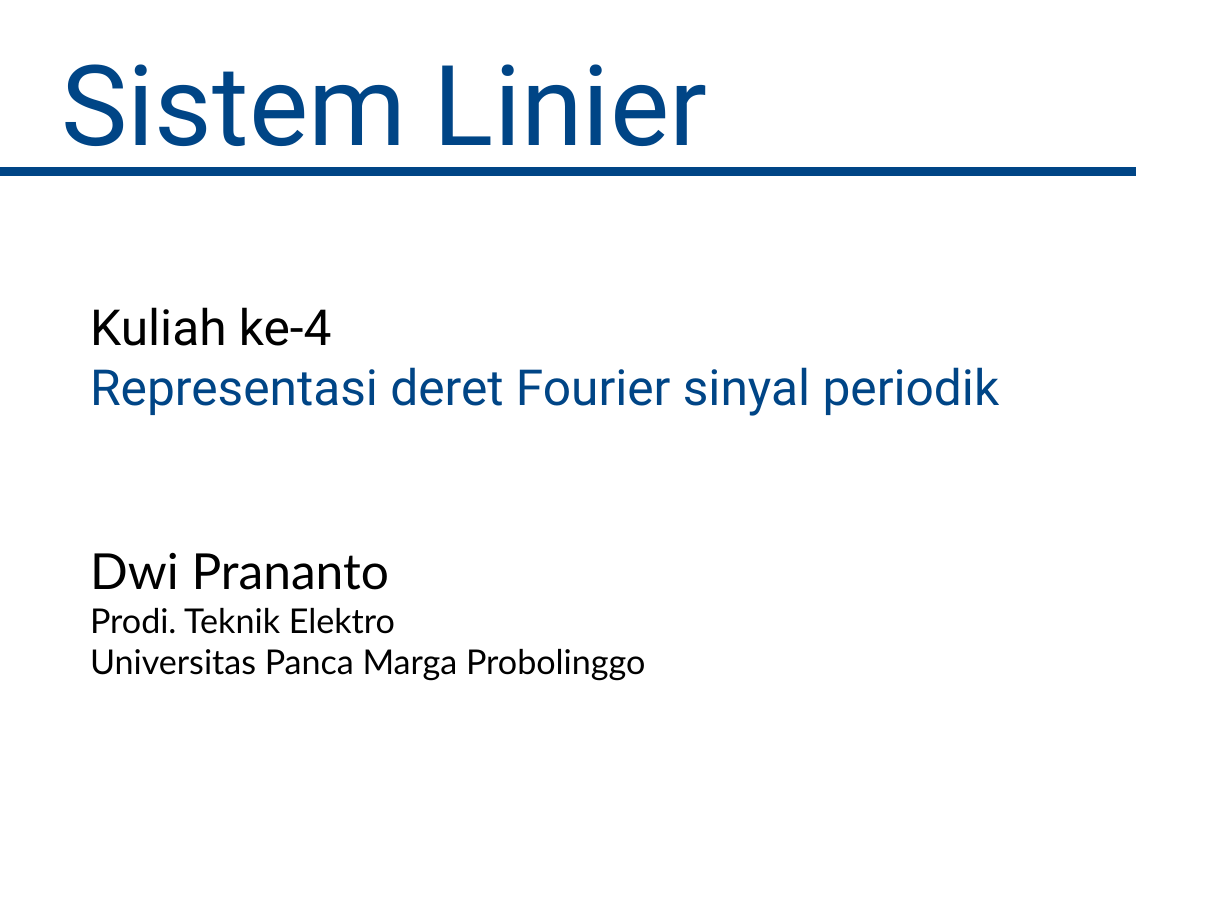
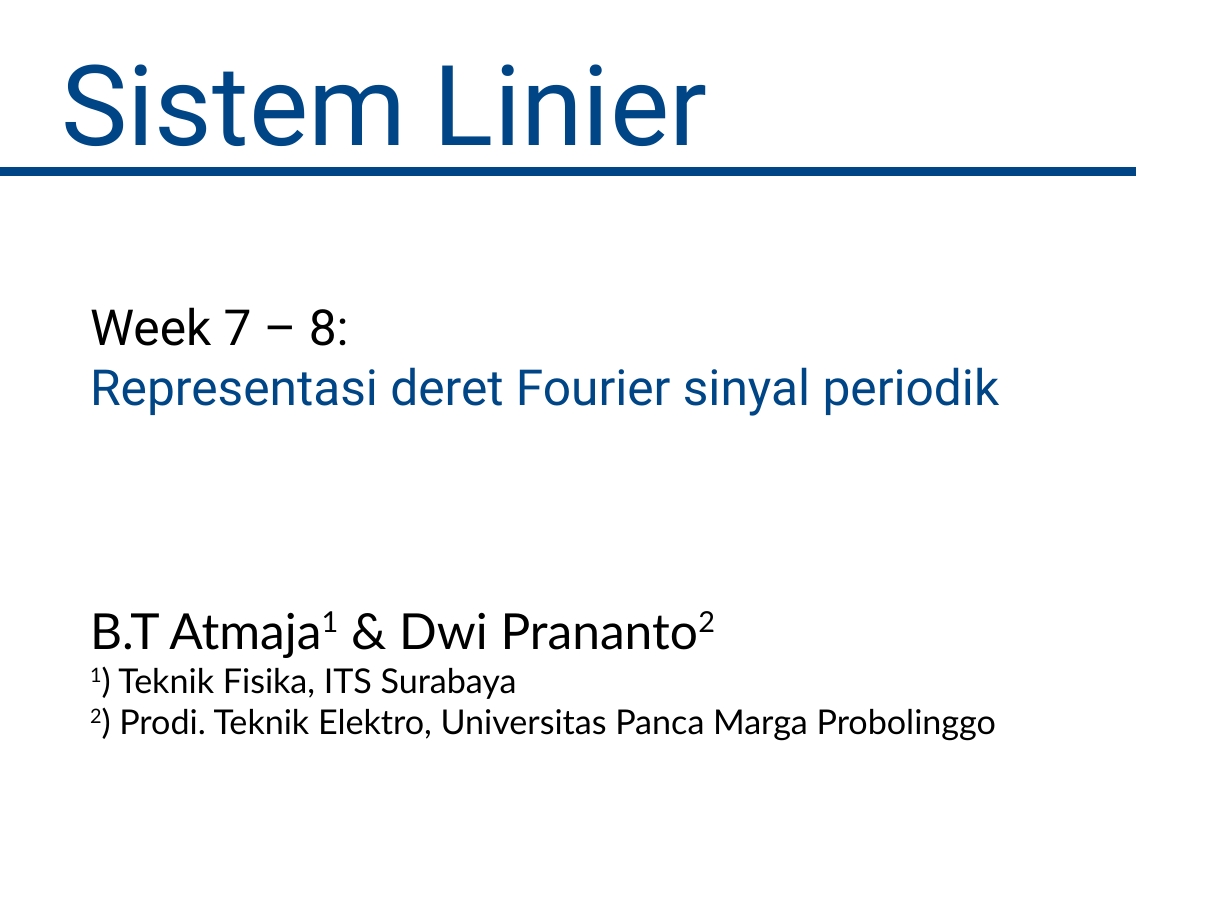
Before and after one commit to bagustris/sinyalsistem, a slide deck: slide 1 of slides/Week4_SinyalSistem.odp. Drawn at 1232x924 pixels with LibreOffice and Linux fonts; fonts in the diff are those of the drawing. Boxes give left, top, right and bottom in pixels: in the first picture for what was removed or moved away, otherwise in the second. Text is boxed around its words. In the diff, an @@ line names an element or a change of style, - is before the commit and + after.

```diff
--- a/slides/Week4_SinyalSistem.odp
+++ b/slides/Week4_SinyalSistem.odp
@@ text at bbox=[90, 307, 349, 346]: text changed @@
-Kuliah ke-4
+Week 7 – 8:
@@ text at bbox=[90, 612, 996, 741]: text changed @@
-Dwi Prananto
-Prodi. Teknik Elektro
-Universitas Panca Marga Probolinggo
+B.T Atmaja1 & Dwi Prananto2
+1) Teknik Fisika, ITS Surabaya
+2) Prodi. Teknik Elektro, Universitas Panca Marga Probolinggo
```
Also in this commit, not shown: 16 other slides changed, 4 other files.
